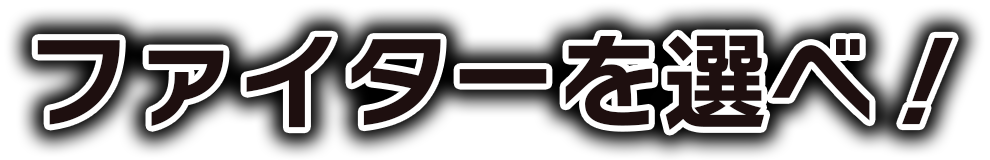
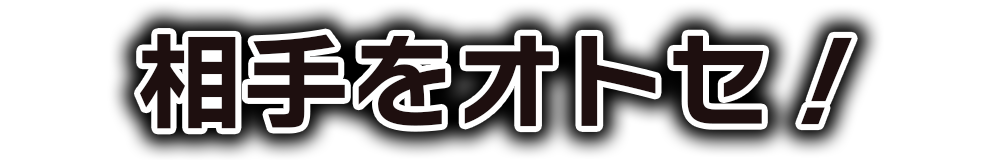
Layer changes from the first 990×160 image to the second:
added layer "相手をオトセ！" above "ファイターを選べ！" over [139, 34, 852, 129]
hid "ファイターを選べ！" over [37, 35, 953, 130]
